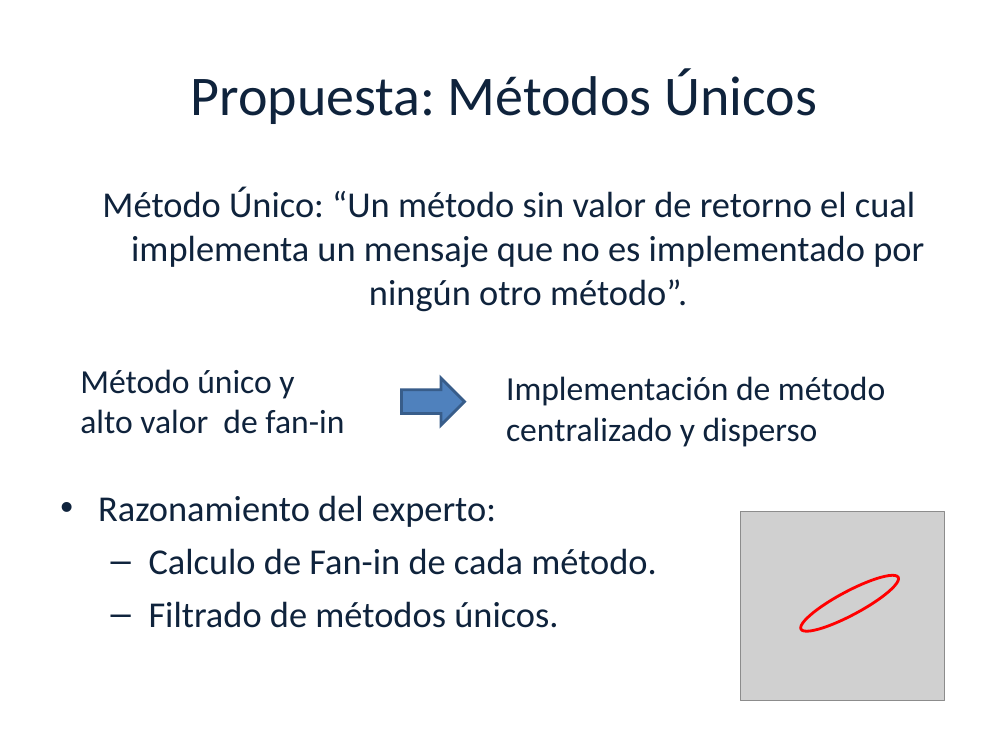
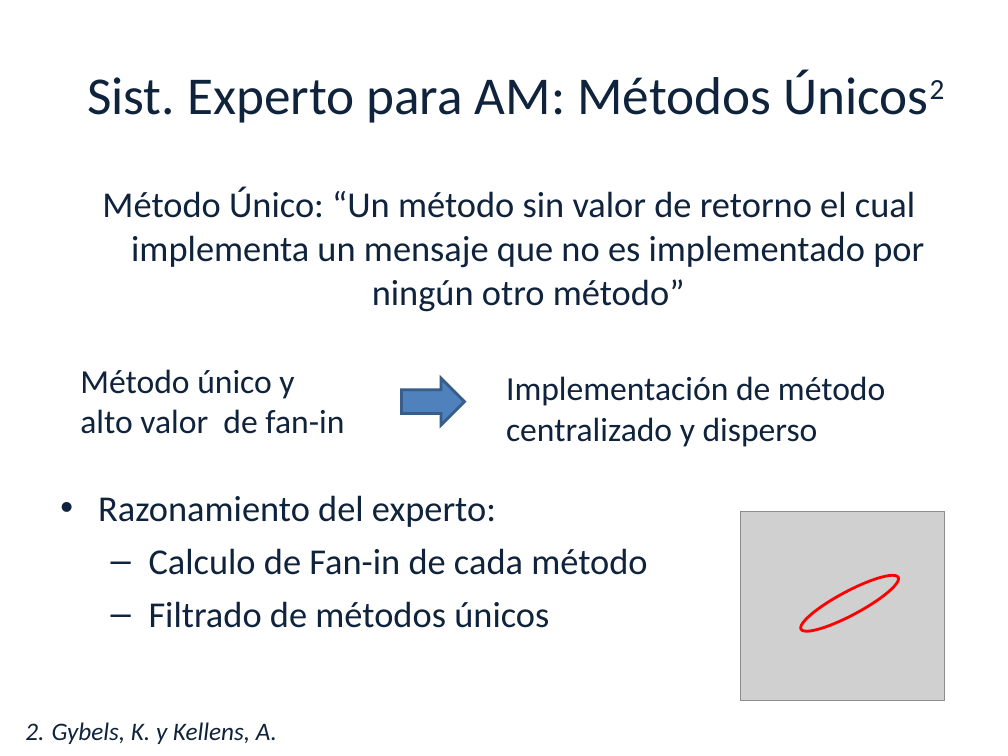
Before and after one commit to luciamasolaP/proyectofinal-informe, a slide deck: slide 18 of presentacion/Tesis.ppt (slide 19 before the commit). Drawn at 1008x756 pixels with LibreOffice and Linux fonts; fonts in the diff are those of the drawing; grey boxes stand for pictures; background and template pictures are left out. Boxes give left, top, right and bottom in pixels: in the first picture for what was removed or moved away, otherwise in the second. Text is boxed around its words. In the diff, an @@ line names an element or a change of style, - is before the commit and + after.

```diff
--- a/presentacion/Tesis.ppt
+++ b/presentacion/Tesis.ppt
@@ title at [87,77,771,123]: text changed; size 40 to 38 pt @@
-Propuesta: Métodos Únicos
+Sist. Experto para AM: Métodos Únicos2
@@ text at [102,187,924,312]: text changed @@
-Método Único: “Un método sin valor de retorno el cual implementa un mensaje que no es implementado por ningún otro método”.
+Método Único: “Un método sin valor de retorno el cual implementa un mensaje que no es implementado por ningún otro método”
@@ text at [149,548,647,628]: text changed @@
-  – Calculo de Fan-in de cada método.
-  – Filtrado de métodos únicos.
+  – Calculo de Fan-in de cada método
+  – Filtrado de métodos únicos
@@ text added at [25,722,277,744], 18 pt, text #0F233C, italic @@
+2. Gybels, K. y Kellens, A.
```
Also in this commit, not shown: 29 other slides changed, 4 slides added, 4 slides removed, 1 other file.
